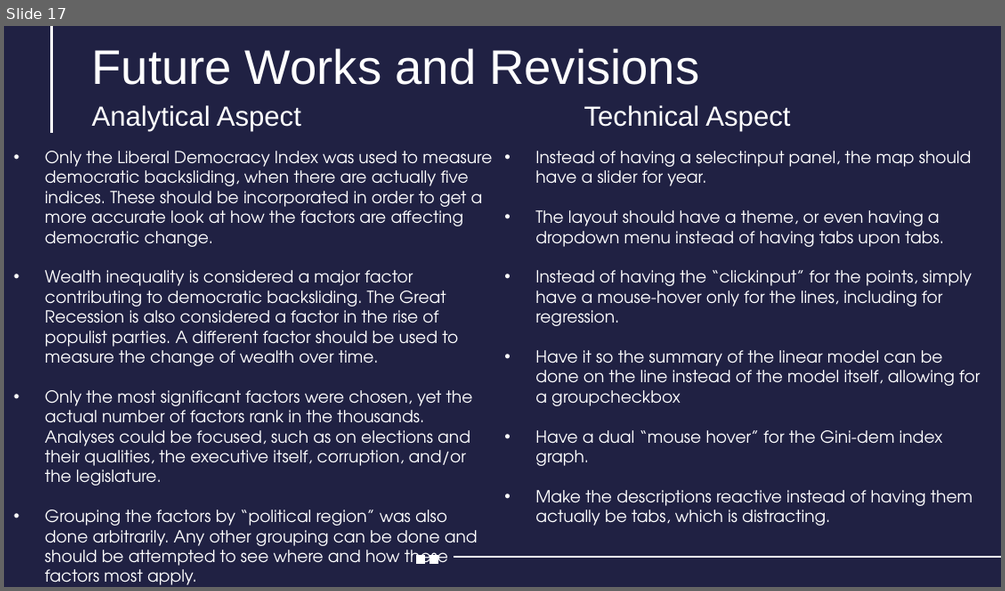
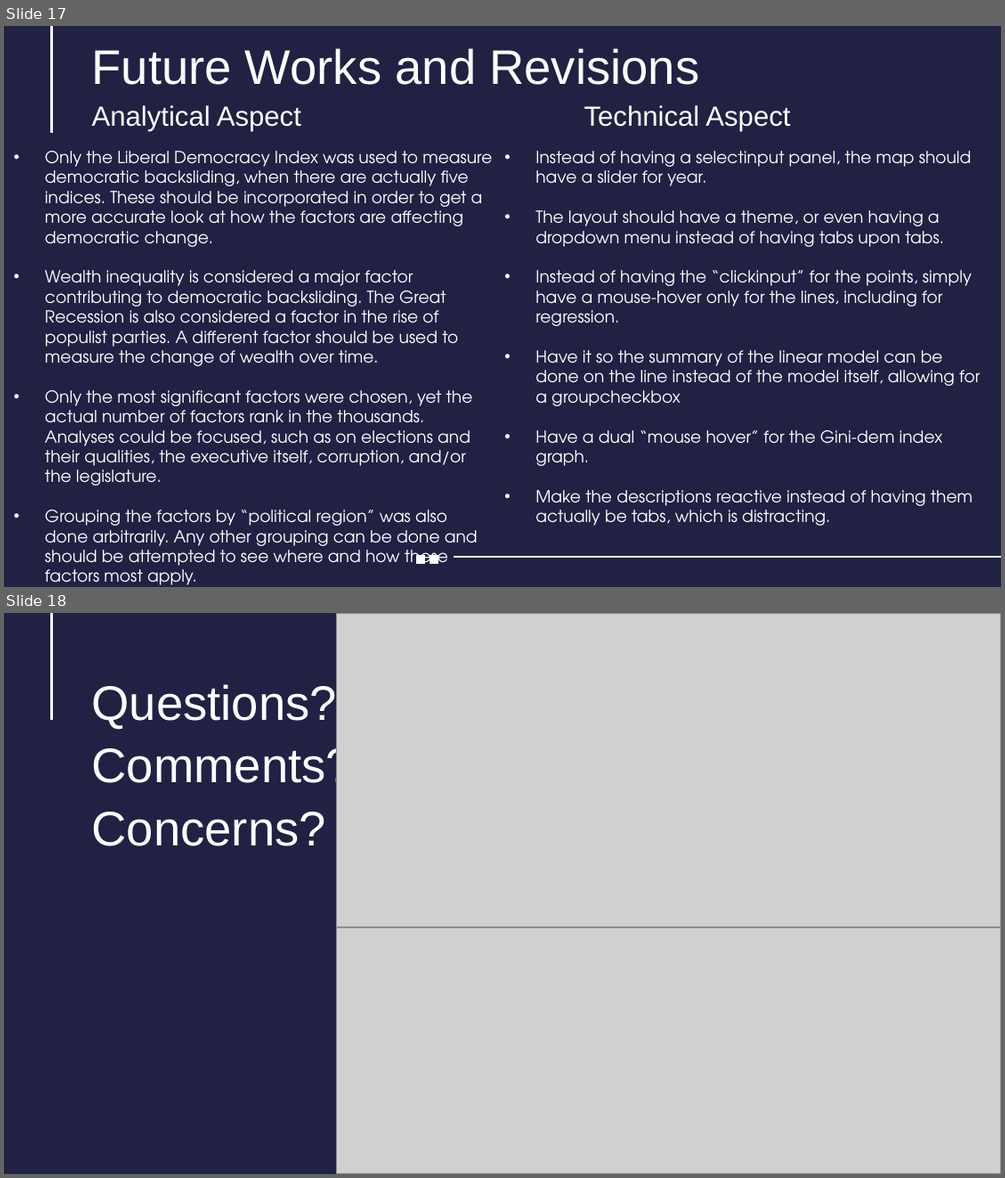
Before and after one commit to dimmediato/R_Project, a slide deck: PowerPoint/R_Project_Presentation.pptx. Shown one above the other, each under a label of ours: slide 17 before the commit, slides 17 and 18 after it. The pictures are 1005x591 and 1005x1178 pixels, drawn with LibreOffice and Linux fonts; fonts in the diff are those of the drawing; grey boxes stand for pictures; background and template pictures are left out. Boxes give left, top, right and bottom in pixels: in the first picture for what was removed or moved away, otherwise in the second. Text is boxed around its words. In the diff, an @@ line names an element or a change of style, - is before the commit and + after.

Commit message:
Added "Questions" slide

```diff
--- a/PowerPoint/R_Project_Presentation.pptx
+++ b/PowerPoint/R_Project_Presentation.pptx
@@ slide 18 added at box(4, 613, 1001, 1174), background picture (left out); not listed: 2 template elements that a slide beside it also shows @@
@@ picture added at box(337, 613, 1001, 927) @@
@@ title added at box(92, 682, 337, 729), 35 pt, text #FFFFFF @@
+Questions?
@@ text added at box(92, 745, 353, 792), 35 pt, text #FFFFFF @@
+Comments?
@@ text added at box(92, 811, 326, 846), 35 pt, text #FFFFFF @@
+Concerns?
@@ picture added at box(337, 927, 1001, 1173) @@
```
Also in this commit, not shown: 1 slide changed, 2 other files.
